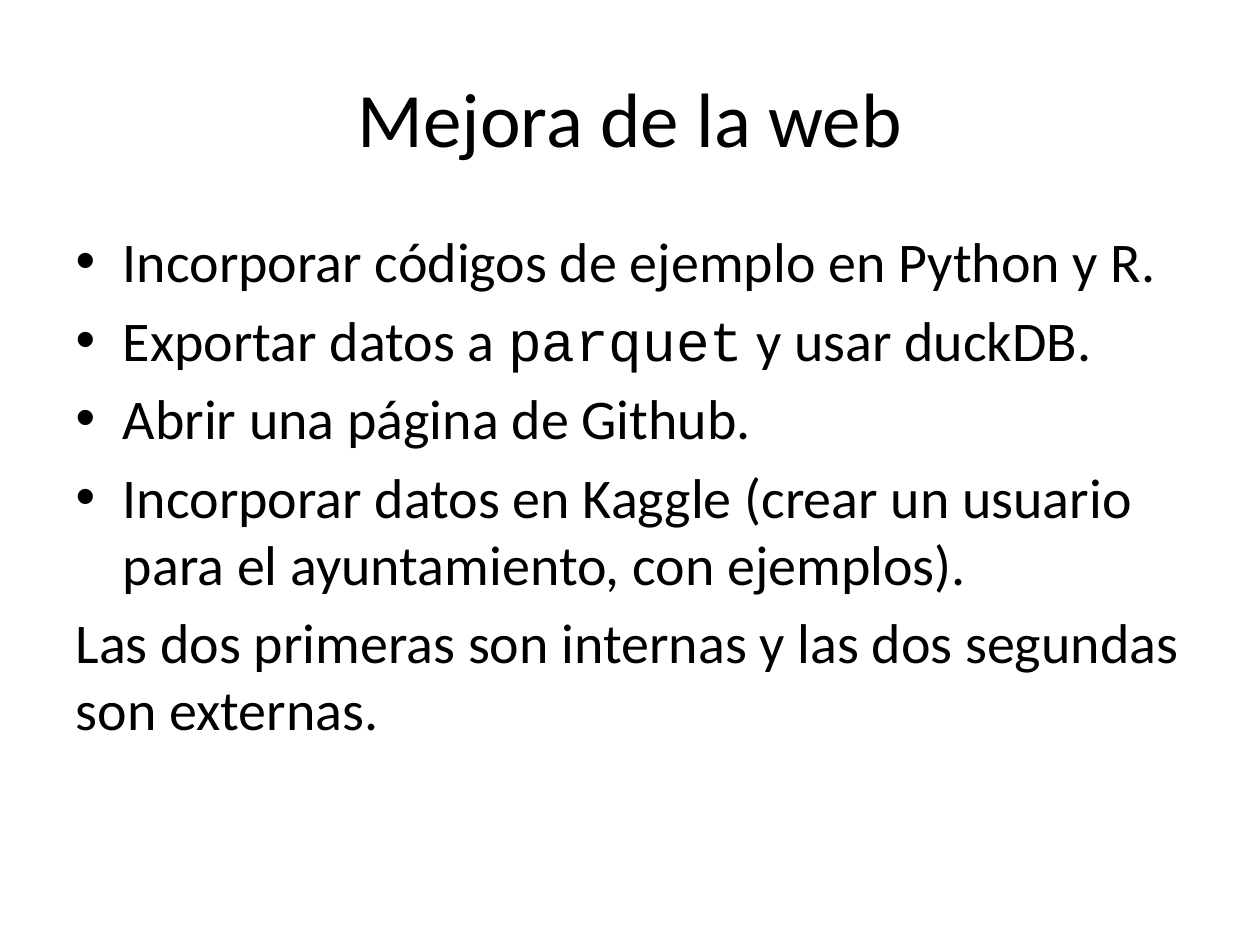
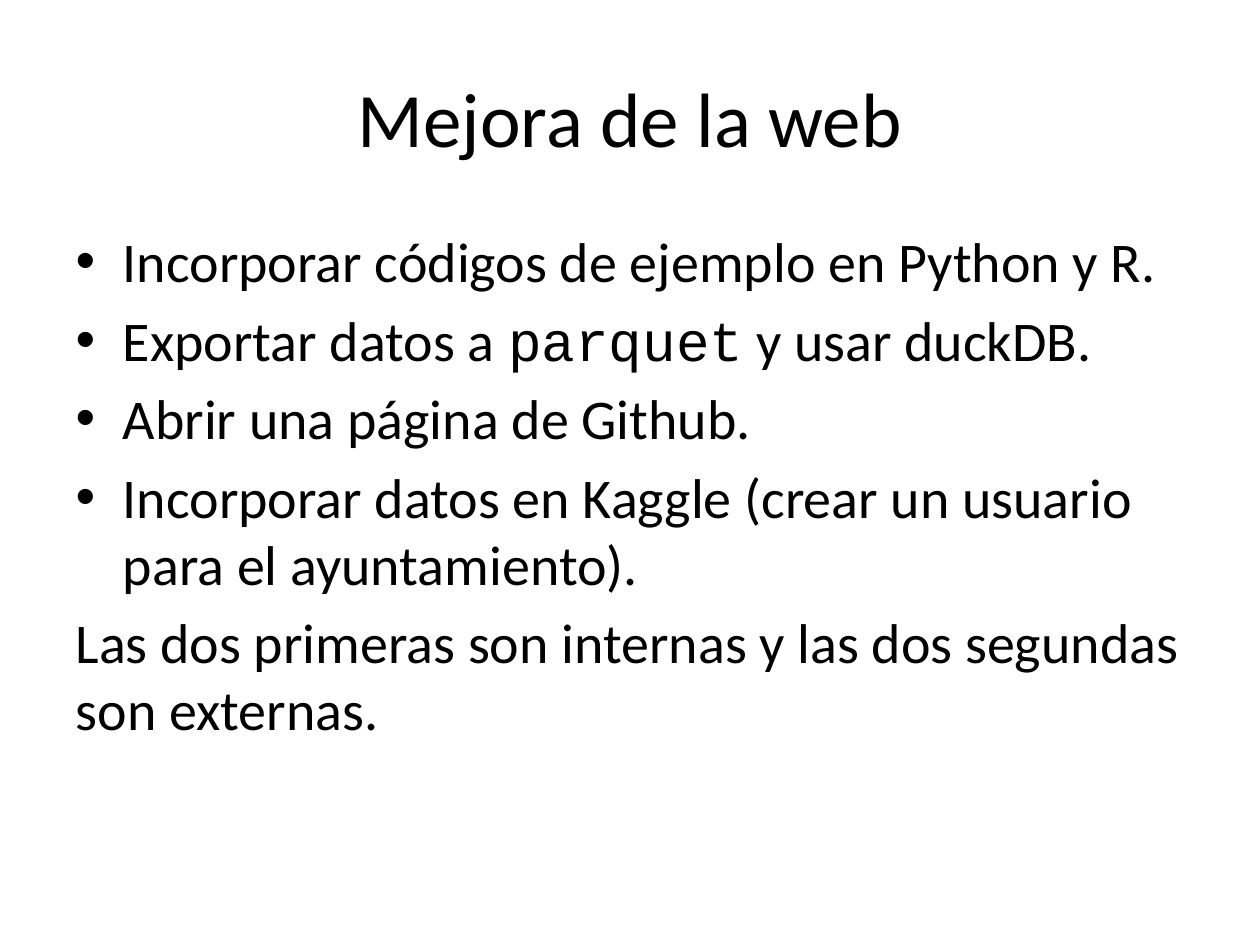
Before and after one commit to santiagomota/datos-madrid-presentacion, a slide deck: slide 4 of docs/index.pptx. Drawn at 1260x945 pixels with LibreOffice and Linux fonts; fonts in the diff are those of the drawing. Boxes give left, top, right and bottom in pixels: in the first picture for what was removed or moved away, otherwise in the second. Text is boxed around its words. In the diff, an @@ line names an element or a change of style, - is before the commit and + after.

Commit message:
Mejora de estilo

```diff
--- a/docs/index.pptx
+++ b/docs/index.pptx
@@ text at (123,477,1131,594): text changed @@
-• Incorporar datos en Kaggle (crear un usuario para el ayuntamiento, con ejemplos).
+• Incorporar datos en Kaggle (crear un usuario para el ayuntamiento).
```
Also in this commit, not shown: 5 other slides changed, 2 other files.
